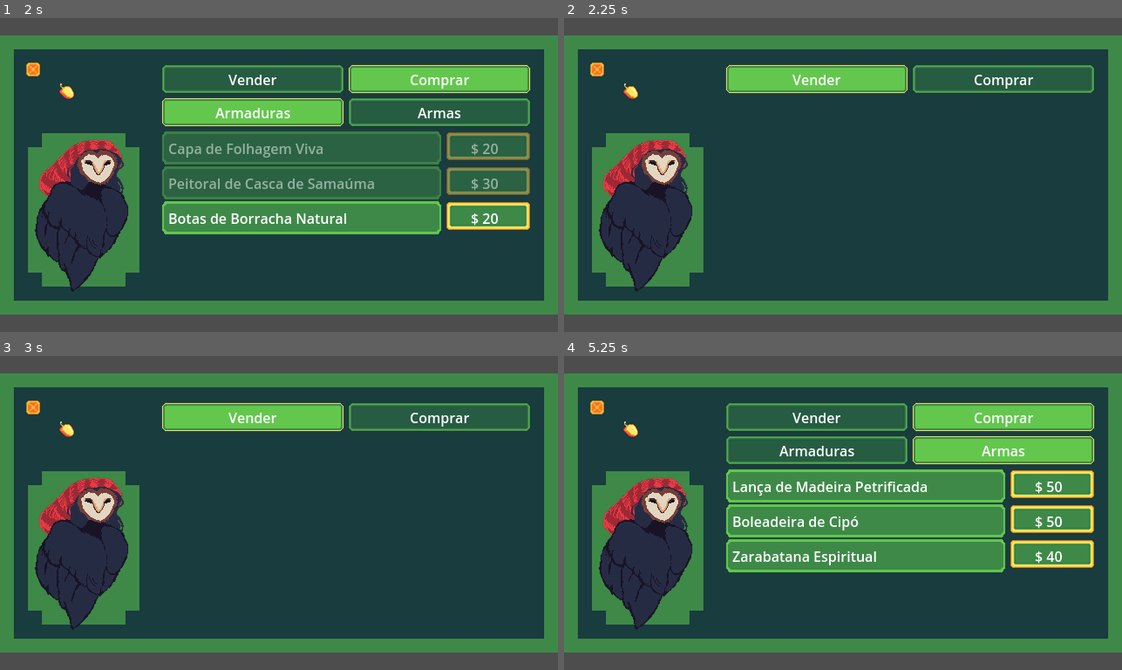
Above: before the commit, frames 1-4 (two rows, left to right).
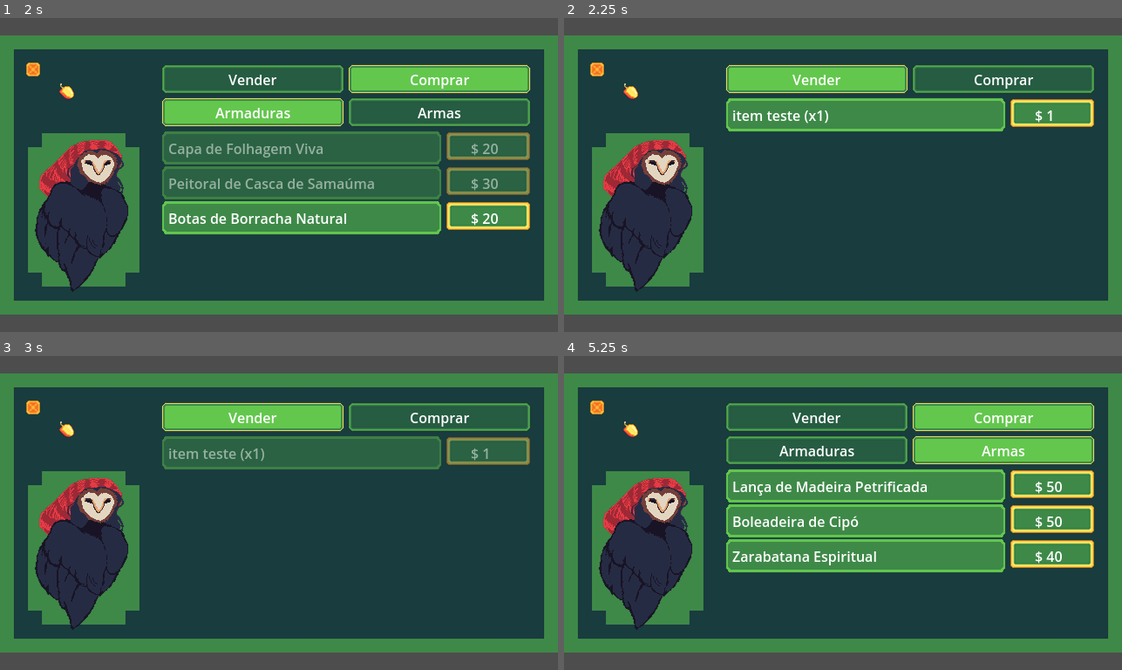
Above: after the commit, the same moments.

Repository: SamuelMTL/AmazonProject
Game: Godot game, scene res://Components/MatintaShopComponent/MatintaShop.tscn
The game is run twice, just before and just after one commit, with the same random seed, the same clock (stepped at 60 frames per second) and the same inputs. This scene is started directly instead of the project's main scene. Sound files missing from this copy of the repository are replaced by a short silence.
Inputs (mouse positions are in pixels of both pictures, inside the frame that each line leads up to):
- Up to frame 1 (2 s): click "$ 20" at 0.5 s; click "$ 30" at 1.25 s
- Up to frame 2 (2.25 s): click "Vender" at 2 s
- Up to frame 3 (3 s): click (491, 453) at 2.75 s, where only the run after the commit has a clickable "$ 1"
- Up to frame 4 (5.25 s): click "Comprar" at 3.5 s; click "Armaduras" at 4.25 s; click "Armas" at 5 s

Frame 1 is identical in both runs. In frame 2, 6.6% of the frame differs, in the area x 29-95%, y 25-37%; in frame 3, 6.6%; in frame 4, nothing differs.

Commit message:
venda de itens

Diff:
--- a/amazonproject/Components/InventarioComponent/item.tscn
+++ b/amazonproject/Components/InventarioComponent/item.tscn
@@ -8,6 +8,7 @@
 [node name="Item" type="Node2D"]
 z_index = 3
 script = ExtResource("1_d1y5t")
+item_name = "item teste"
 
 [node name="Area2D" type="Area2D" parent="."]
 
--- a/amazonproject/Components/MatintaShopComponent/MatintaShop.tscn
+++ b/amazonproject/Components/MatintaShopComponent/MatintaShop.tscn
@@ -99,7 +99,7 @@
 layout_mode = 2
 size_flags_vertical = 3
 
-[node name="VBoxContainer" type="VBoxContainer" parent="TextureRect/VBoxContainer/VenderContainer/ScrollContainer"]
+[node name="VenderVBoxContainer" type="VBoxContainer" parent="TextureRect/VBoxContainer/VenderContainer/ScrollContainer"]
 layout_mode = 2
 size_flags_vertical = 3
 
--- a/amazonproject/Components/MatintaShopComponent/matinta_shop.gd
+++ b/amazonproject/Components/MatintaShopComponent/matinta_shop.gd
@@ -7,6 +7,7 @@
 
 @onready var vender_container = $TextureRect/VBoxContainer/VenderContainer
 @onready var comprar_container = $TextureRect/VBoxContainer/ComprarContainer
+@onready var vender_vbox = $TextureRect/VBoxContainer/VenderContainer/ScrollContainer/VenderVBoxContainer
 
 @onready var armaduras_container = $TextureRect/VBoxContainer/ComprarContainer/ArmadurasScrollContainer
 @onready var armas_container = $TextureRect/VBoxContainer/ComprarContainer/ArmasScrollContainer
@@ -48,6 +49,7 @@
 func _ready() -> void:
 	gerar_itens_loja(weapons_prices, armas_vbox, "weapon")
 	gerar_itens_loja(armors_prices, armaduras_vbox, "armor")
+	gerar_itens_venda()
 	mostrar_itens_correspondentes()
 
 func gerar_itens_loja(itens: Dictionary, container: VBoxContainer, tipo: String):
@@ -59,6 +61,18 @@
 		item_instance.shop_manager = self
 		item_instance.setup(nome, preco, tipo)
 
+func gerar_itens_venda():
+
+	for nome in PlayerInventory.collectibles.keys():
+		var quantidade = PlayerInventory.collectibles[nome]
+		var preco_unitario = collectibles_prices.get(nome, 1)
+		var preco_total = preco_unitario * quantidade
+
+		var item_instance = shop_item_scene.instantiate()
+		vender_vbox.add_child(item_instance)
+		item_instance.shop_manager = self
+		item_instance.setup("%s (x%d)" % [nome, quantidade], preco_total, "sell_collectible")
+		item_instance.item_name = nome  # salva o nome real do item
 
 func sell_collectible(item_name: String, amount: int):
 	if not PlayerInventory.collectibles.has(item_name):
@@ -72,7 +86,9 @@
 
 	PlayerInventory.remove_collectible(item_name, amount)
 	PlayerInventory.add_coins(total_price)
+	gerar_itens_venda()
 	return true
+
 
 func buy_weapon(weapon_name: String):
 	var price = weapons_prices.get(weapon_name, -1)
--- a/amazonproject/Components/MatintaShopComponent/shop_item_component.gd
+++ b/amazonproject/Components/MatintaShopComponent/shop_item_component.gd
@@ -36,10 +36,13 @@
 
 	var sucesso = false
 
-	if item_type == "weapon":
-		sucesso = shop_manager.buy_weapon(item_name)
-	elif item_type == "armor":
-		sucesso = shop_manager.buy_armor(item_name)
+	match item_type:
+		"weapon":
+			sucesso = shop_manager.buy_weapon(item_name)
+		"armor":
+			sucesso = shop_manager.buy_armor(item_name)
+		"sell_collectible":
+			sucesso = shop_manager.sell_collectible(item_name, 1)
 
 	if sucesso:
 		desativar_item()
--- a/amazonproject/item.gd
+++ b/amazonproject/item.gd
@@ -4,4 +4,5 @@
 
 func _on_area_2d_body_entered(body: Node2D) -> void:
 	PlayerInventory.add_collectible(item_name, 1)
+	print(PlayerInventory.collectibles)
 	queue_free()
--- a/amazonproject/scripts/player_inventory.gd
+++ b/amazonproject/scripts/player_inventory.gd
@@ -1,7 +1,7 @@
 extends Node
 
 var coins: int = 100
-var collectibles: Dictionary = {}
+var collectibles: Dictionary = {"item teste": 1}
 var weapons: Array = []
 var armors: Array = []
 
